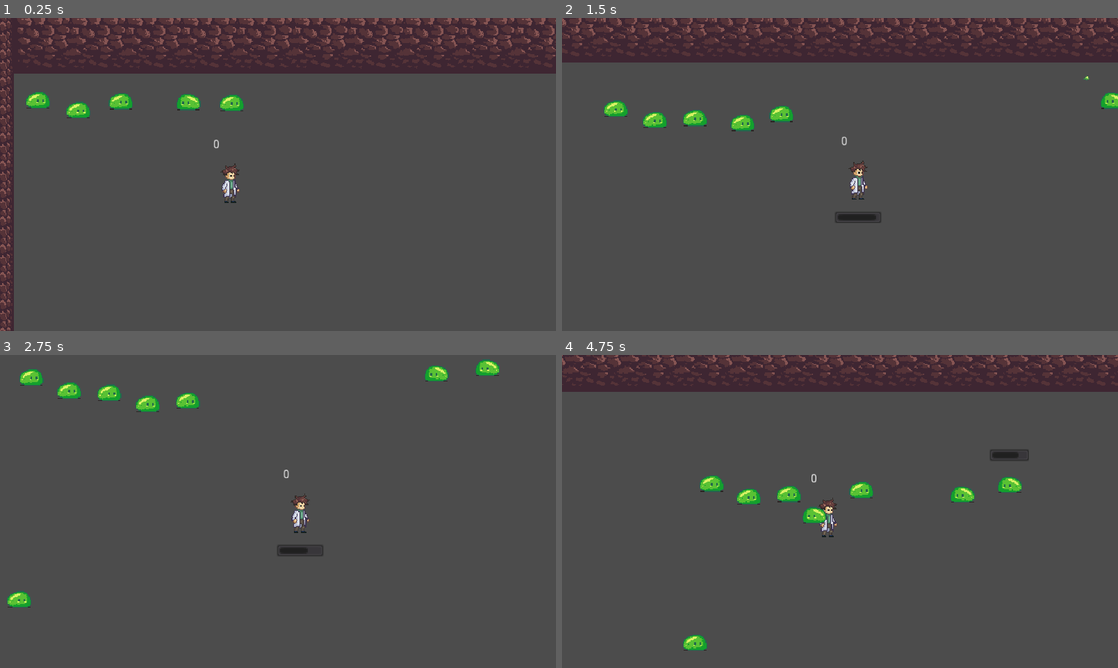
Above: before the commit, frames 1-4 (two rows, left to right).
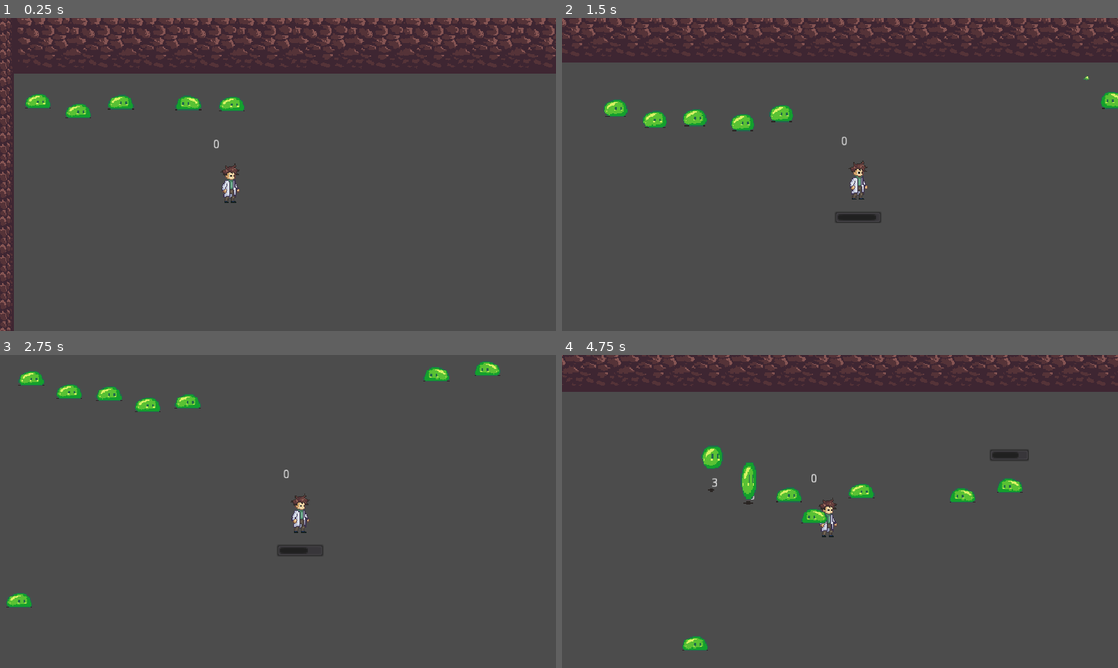
Above: after the commit, the same moments.

Repository: diegoteran/LudumDare52
Game: Godot game, scene res://world/world.tscn
Two runs of this game, one before a commit and one after it. Both use one fixed random seed, a clock stepped at 60 frames per second and the inputs below. This scene is started directly instead of the project's main scene. The engine's default icon, where the game draws it, is replaced by a stand-in: a white triangle on a blue panel in a dark square.
Inputs (mouse positions are in pixels of both pictures, inside the frame that each line leads up to):
- Up to frame 1 (0.25 s): no input
- Up to frame 2 (1.5 s): move the mouse to (962, 158) at 0.52 s; press the mouse at (962, 158) at 0.53 s; hold D (move_right) 0.53-1.28 s; move the mouse to (728, 190) at 1.27 s; release the mouse at (728, 190) at 1.28 s; hold S (move_down) from 1.28 s (still down); click (728, 190) at 1.35 s
- Up to frame 3 (2.75 s): move the mouse to (333, 442) at 2.02 s; release S (move_down) at 2.03 s; press the mouse at (333, 442) at 2.03 s; hold D (move_right) from 2.03 s (still down)
- Up to frame 4 (4.75 s): move the mouse to (812, 574) at 2.77 s; release D (move_right) at 2.78 s; release the mouse at (812, 574) at 2.78 s; hold W (move_up) 2.78-3.53 s; click (812, 574) at 2.85 s; move the mouse to (1006, 558) at 3.52 s; press the mouse at (1006, 558) at 3.53 s; hold A (move_left) from 3.53 s (still down); move the mouse to (673, 464) at 4.27 s; release the mouse at (673, 464) at 4.28 s; click (673, 464) at 4.35 s

The runs differ from the first frame. In frame 1, 0.4% of the frame differs, in the area x 4-44%, y 23-32%; in frame 2, 0.3%; in frame 3, 0.6%; in frame 4, 1.3%, in the area x 21-83%, y 28-95%.

Commit message:
slime enemy completed

Diff:
--- a/New folder/enemies/Enemy.gd
+++ b/New folder/enemies/Enemy.gd
@@ -1,12 +1,13 @@
 extends KinematicBody2D
 
+export var ENEMY_PROJECTILE : PackedScene
 export var ACCELERATION = 300
 export var MAX_SPEED = 50
 export var FRICTION = 200
 export var KNOCKBACK_FRICTION = 150
 export var MAX_HP = 5
 export var DISTANCE_FROM_PLAYER = 100
-export var ATTACK_RATE = 3
+export var ATTACK_COOLDOWN = 5
 export var DROP_CHANCE = 0.3
 var hp = MAX_HP setget set_hp
 
@@ -26,6 +27,9 @@
 onready var debug = $Debug
 onready var softCollision = $SoftCollision
 onready var healthBar = $HealthBar
+onready var attackTimer = $AttackTimer
+onready var animationPlayer = $AnimationPlayer
+
 var state = CHASE
 var velocity = Vector2.ZERO
 var knockback = Vector2.ZERO
@@ -42,8 +46,12 @@
 
 # Called when the node enters the scene tree for the first time.
 func _ready():
+	set_attack_cooldown()
 	player = Globals.get_player()
 	$HealthBar.max_value = MAX_HP
+
+func set_attack_cooldown():
+	attackTimer.start(ATTACK_COOLDOWN + (rand_range(-1, 1)))
 
 func _physics_process(delta):
 	if Globals.paused:
@@ -62,10 +70,19 @@
 #			seek_player()
 
 		CHASE:
+			animationPlayer.play("Move")
 			if player != null:
 				accelerate_towards_point(distance_from_player(player.global_position), delta)
 			else:
 				state = IDLE
+
+		ATTACK:
+			animationPlayer.play("Attack")
+			if player != null:
+				accelerate_towards_point(distance_from_player(player.global_position), delta)
+			else:
+				state = IDLE
+
 
 	# For enemies to stay away from each other.
 	if softCollision.is_colliding():
@@ -98,3 +115,12 @@
 
 func distance_from_player(player_position):
 	return player_position + player_position.direction_to(global_position).normalized() * DISTANCE_FROM_PLAYER
+
+
+func _on_AttackTimer_timeout():
+	print("attack")
+	state = ATTACK
+
+func end_attack():
+	set_attack_cooldown()
+	state = CHASE
--- a/New folder/enemies/Enemy.tscn
+++ b/New folder/enemies/Enemy.tscn
@@ -60,7 +60,10 @@
 
 [node name="AnimationPlayer" type="AnimationPlayer" parent="."]
 
+[node name="AttackTimer" type="Timer" parent="."]
+
 [connection signal="area_entered" from="HurtBox" to="." method="_on_HurtBox_area_entered"]
+[connection signal="timeout" from="AttackTimer" to="." method="_on_AttackTimer_timeout"]
 
 [editable path="HitBox"]
 [editable path="SoftCollision"]
--- /dev/null
+++ b/New folder/enemies/enemy_slime.gd
@@ -0,0 +1,20 @@
+extends "res://enemies/Enemy.gd"
+
+export var SPREAD_DIRECTIONS = 6
+export var SPREAD_BUFFER_DIST = 30
+
+
+# Called when the node enters the scene tree for the first time.
+func _ready():
+	pass # Replace with function body.
+
+
+func shoot():
+	for i in range(SPREAD_DIRECTIONS):
+		var p = ENEMY_PROJECTILE.instance()
+		var direction = Vector2.RIGHT.rotated(deg2rad(360/SPREAD_DIRECTIONS) * i)
+		p.global_position = global_position + direction.normalized() * SPREAD_BUFFER_DIST
+		Globals.level_root().add_child(p)
+		p.shoot(direction)
+
+	.end_attack()
--- a/New folder/enemies/enemy_slime.tscn
+++ b/New folder/enemies/enemy_slime.tscn
@@ -1,11 +1,152 @@
-[gd_scene load_steps=4 format=2]
+[gd_scene load_steps=9 format=2]
 
 [ext_resource path="res://enemies/Enemy.tscn" type="PackedScene" id=1]
-[ext_resource path="res://assets/art/Art/enemies/Animations/Slime_animation.png" type="Texture" id=2]
-[ext_resource path="res://pickups/slimeSkinDrop.tscn" type="PackedScene" id=3]
+[ext_resource path="res://assets/art/Art/enemies/Animations/Slime_walk.png" type="Texture" id=2]
+[ext_resource path="res://enemies/enemy_slime.gd" type="Script" id=3]
+[ext_resource path="res://projectiles/enemy/enemy_projectile_slime.tscn" type="PackedScene" id=4]
+[ext_resource path="res://assets/art/Art/enemies/Animations/Slime_attack.png" type="Texture" id=5]
+
+[sub_resource type="Animation" id=1]
+resource_name = "Attack"
+length = 0.5
+step = 0.0625
+tracks/0/type = "value"
+tracks/0/path = NodePath("Sprite:frame")
+tracks/0/interp = 1
+tracks/0/loop_wrap = true
+tracks/0/imported = false
+tracks/0/enabled = true
+tracks/0/keys = {
+"times": PoolRealArray( 0, 0.0625, 0.125, 0.1875, 0.25, 0.3125, 0.375, 0.4375 ),
+"transitions": PoolRealArray( 1, 1, 1, 1, 1, 1, 1, 1 ),
+"update": 1,
+"values": [ 0, 1, 2, 3, 4, 5, 6, 7 ]
+}
+tracks/1/type = "method"
+tracks/1/path = NodePath(".")
+tracks/1/interp = 1
+tracks/1/loop_wrap = true
+tracks/1/imported = false
+tracks/1/enabled = true
+tracks/1/keys = {
+"times": PoolRealArray( 0.5 ),
+"transitions": PoolRealArray( 1 ),
+"values": [ {
+"args": [  ],
+"method": "shoot"
+} ]
+}
+tracks/2/type = "value"
+tracks/2/path = NodePath("Sprite:texture")
+tracks/2/interp = 1
+tracks/2/loop_wrap = true
+tracks/2/imported = false
+tracks/2/enabled = true
+tracks/2/keys = {
+"times": PoolRealArray( 0 ),
+"transitions": PoolRealArray( 1 ),
+"update": 1,
+"values": [ ExtResource( 5 ) ]
+}
+tracks/3/type = "value"
+tracks/3/path = NodePath("Sprite:hframes")
+tracks/3/interp = 1
+tracks/3/loop_wrap = true
+tracks/3/imported = false
+tracks/3/enabled = true
+tracks/3/keys = {
+"times": PoolRealArray( 0 ),
+"transitions": PoolRealArray( 1 ),
+"update": 1,
+"values": [ 8 ]
+}
+
+[sub_resource type="Animation" id=3]
+resource_name = "Move"
+length = 0.5
+step = 0.0833333
+tracks/0/type = "value"
+tracks/0/path = NodePath("Sprite:texture")
+tracks/0/interp = 1
+tracks/0/loop_wrap = true
+tracks/0/imported = false
+tracks/0/enabled = true
+tracks/0/keys = {
+"times": PoolRealArray( 0 ),
+"transitions": PoolRealArray( 1 ),
+"update": 1,
+"values": [ ExtResource( 2 ) ]
+}
+tracks/1/type = "value"
+tracks/1/path = NodePath("Sprite:frame")
+tracks/1/interp = 1
+tracks/1/loop_wrap = true
+tracks/1/imported = false
+tracks/1/enabled = true
+tracks/1/keys = {
+"times": PoolRealArray( 0, 0.0833333, 0.166667, 0.25, 0.333333, 0.416667 ),
+"transitions": PoolRealArray( 1, 1, 1, 1, 1, 1 ),
+"update": 1,
+"values": [ 0, 1, 2, 3, 4, 5 ]
+}
+tracks/2/type = "value"
+tracks/2/path = NodePath("Sprite:hframes")
+tracks/2/interp = 1
+tracks/2/loop_wrap = true
+tracks/2/imported = false
+tracks/2/enabled = true
+tracks/2/keys = {
+"times": PoolRealArray( 0 ),
+"transitions": PoolRealArray( 1 ),
+"update": 1,
+"values": [ 6 ]
+}
+
+[sub_resource type="Animation" id=2]
+length = 0.001
+tracks/0/type = "value"
+tracks/0/path = NodePath("Sprite:frame")
+tracks/0/interp = 1
+tracks/0/loop_wrap = true
+tracks/0/imported = false
+tracks/0/enabled = true
+tracks/0/keys = {
+"times": PoolRealArray( 0 ),
+"transitions": PoolRealArray( 1 ),
+"update": 0,
+"values": [ 0 ]
+}
+tracks/1/type = "value"
+tracks/1/path = NodePath("Sprite:texture")
+tracks/1/interp = 1
+tracks/1/loop_wrap = true
+tracks/1/imported = false
+tracks/1/enabled = true
+tracks/1/keys = {
+"times": PoolRealArray( 0 ),
+"transitions": PoolRealArray( 1 ),
+"update": 0,
+"values": [ ExtResource( 2 ) ]
+}
+tracks/2/type = "value"
+tracks/2/path = NodePath("Sprite:hframes")
+tracks/2/interp = 1
+tracks/2/loop_wrap = true
+tracks/2/imported = false
+tracks/2/enabled = true
+tracks/2/keys = {
+"times": PoolRealArray( 0 ),
+"transitions": PoolRealArray( 1 ),
+"update": 0,
+"values": [ 8 ]
+}
 
 [node name="Enemy" instance=ExtResource( 1 )]
-drop = ExtResource( 3 )
+script = ExtResource( 3 )
+ENEMY_PROJECTILE = ExtResource( 4 )
+ATTACK_RATE = 3
+SPREAD_DIRECTIONS = 6
+SPREAD_BUFFER_DIST = 30
 
 [node name="Sprite" parent="." index="1"]
 self_modulate = Color( 1, 1, 1, 1 )
@@ -25,5 +166,10 @@
 [node name="CollisionShape2D" parent="SoftCollision" index="0"]
 position = Vector2( 0, 9 )
 
+[node name="AnimationPlayer" parent="." index="7"]
+anims/Attack = SubResource( 1 )
+anims/Move = SubResource( 3 )
+anims/RESET = SubResource( 2 )
+
 [editable path="HitBox"]
 [editable path="SoftCollision"]
--- /dev/null
+++ b/New folder/projectiles/enemy/enemy_projectile.tscn
@@ -0,0 +1,84 @@
+[gd_scene load_steps=4 format=2]
+
+[ext_resource path="res://projectiles/projectile_scalpel.tscn" type="PackedScene" id=1]
+
+[sub_resource type="Shader" id=1]
+code = "shader_type canvas_item;
+
+uniform vec4 color : hint_color = vec4(1.0);
+uniform float width : hint_range(0, 10) = 1.0;
+uniform int pattern : hint_range(0, 2) = 0; // diamond, circle, square
+uniform bool inside = false;
+uniform bool add_margins = true; // only useful when inside is false
+
+void vertex() {
+	if (add_margins) {
+		VERTEX += (UV * 2.0 - 1.0) * width;
+	}
+}
+
+bool hasContraryNeighbour(vec2 uv, vec2 texture_pixel_size, sampler2D texture) {
+	for (float i = -ceil(width); i <= ceil(width); i++) {
+		float x = abs(i) > width ? width * sign(i) : i;
+		float offset;
+
+		if (pattern == 0) {
+			offset = width - abs(x);
+		} else if (pattern == 1) {
+			offset = floor(sqrt(pow(width + 0.5, 2) - x * x));
+		} else if (pattern == 2) {
+			offset = width;
+		}
+
+		for (float j = -ceil(offset); j <= ceil(offset); j++) {
+			float y = abs(j) > offset ? offset * sign(j) : j;
+			vec2 xy = uv + texture_pixel_size * vec2(x, y);
+
+			if ((xy != clamp(xy, vec2(0.0), vec2(1.0)) || texture(texture, xy).a == 0.0) == inside) {
+				return true;
+			}
+		}
+	}
+
+	return false;
+}
+
+void fragment() {
+	vec2 uv = UV;
+
+	if (add_margins) {
+		vec2 texture_pixel_size = vec2(1.0) / (vec2(1.0) / TEXTURE_PIXEL_SIZE + vec2(width * 2.0));
+
+		uv = (uv - texture_pixel_size * width) * TEXTURE_PIXEL_SIZE / texture_pixel_size;
+
+		if (uv != clamp(uv, vec2(0.0), vec2(1.0))) {
+			COLOR.a = 0.0;
+		} else {
+			COLOR = texture(TEXTURE, uv);
+		}
+	} else {
+		COLOR = texture(TEXTURE, uv);
+	}
+
+	if ((COLOR.a > 0.0) == inside && hasContraryNeighbour(uv, TEXTURE_PIXEL_SIZE, TEXTURE)) {
+		COLOR.rgb = inside ? mix(COLOR.rgb, color.rgb, color.a) : color.rgb;
+		COLOR.a += (1.0 - COLOR.a) * color.a;
+	}
+}"
+
+[sub_resource type="ShaderMaterial" id=2]
+shader = SubResource( 1 )
+shader_param/color = Color( 1, 1, 1, 1 )
+shader_param/width = 1.0
+shader_param/pattern = 0
+shader_param/inside = false
+shader_param/add_margins = true
+
+[node name="Projectile" instance=ExtResource( 1 )]
+DMG = 1.0
+CRIT_CHANCE = 0.0
+
+[node name="Sprite" parent="." index="2"]
+material = SubResource( 2 )
+
+[editable path="HitBox"]
--- /dev/null
+++ b/New folder/projectiles/enemy/enemy_projectile_slime.tscn
@@ -0,0 +1,16 @@
+[gd_scene load_steps=3 format=2]
+
+[ext_resource path="res://projectiles/enemy/enemy_projectile.tscn" type="PackedScene" id=1]
+[ext_resource path="res://assets/art/Art/projectiles/Bullet_slime.png" type="Texture" id=2]
+
+[node name="Projectile" instance=ExtResource( 1 )]
+ALIVE_TIME = 2.0
+SPEED = 120
+
+[node name="HitBox" parent="." index="1"]
+collision_mask = 4
+
+[node name="Sprite" parent="." index="2"]
+texture = ExtResource( 2 )
+
+[editable path="HitBox"]
--- a/New folder/projectiles/projectile.gd
+++ b/New folder/projectiles/projectile.gd
@@ -31,7 +31,6 @@
 
 	if (fade):
 		if SPREAD_AT_CONTACT:
-			print('spread')
 			SPREAD_AT_CONTACT = false
 			spread_at_contact()
 		hitbox.collision_layer = 0
Binary file removed: New folder/assets/art/Art/enemies/Animations/Slime_animation.png
Binary file added: New folder/assets/art/Art/enemies/Animations/Slime_attack.png
Not shown, added: New folder/assets/art/Art/enemies/Animations/Slime_attack.png.import
Binary file added: New folder/assets/art/Art/enemies/Animations/Slime_walk.png
Not shown, changed: New folder/assets/art/Art/enemies/Animations/Slime_walk.png.import
